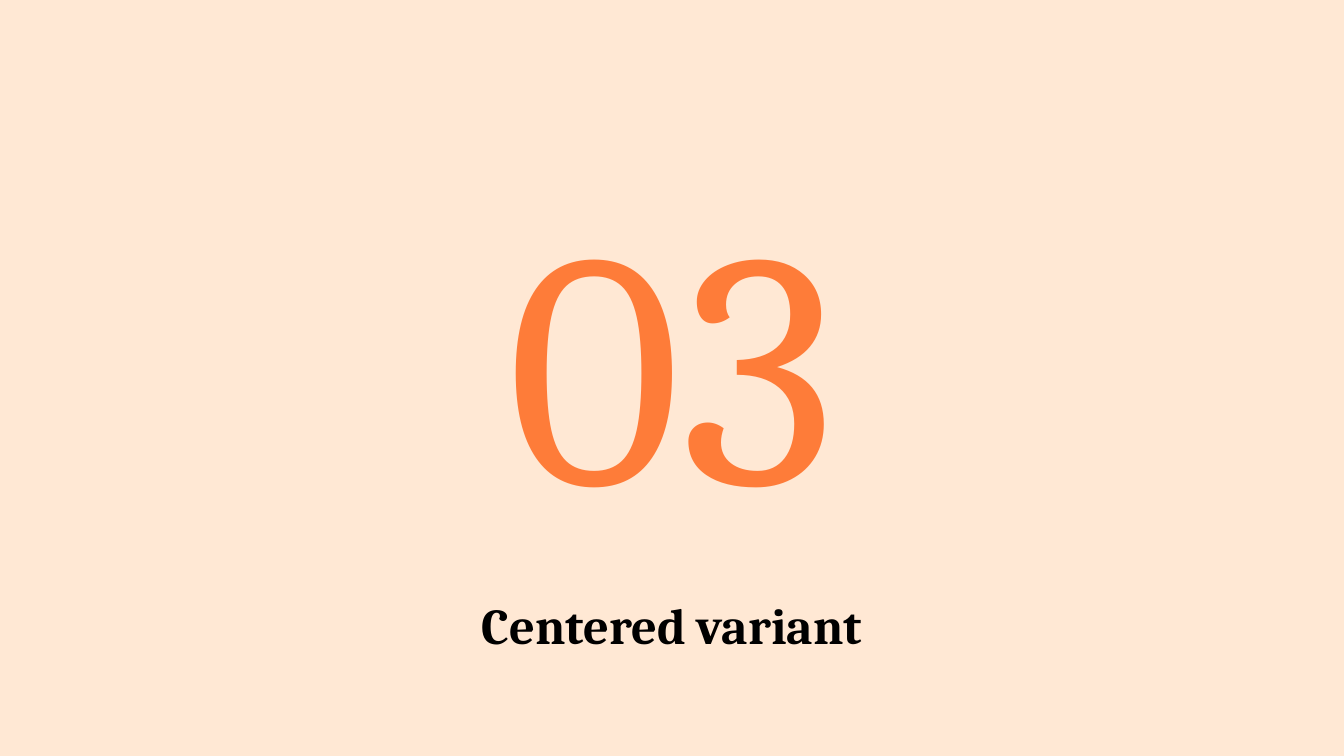
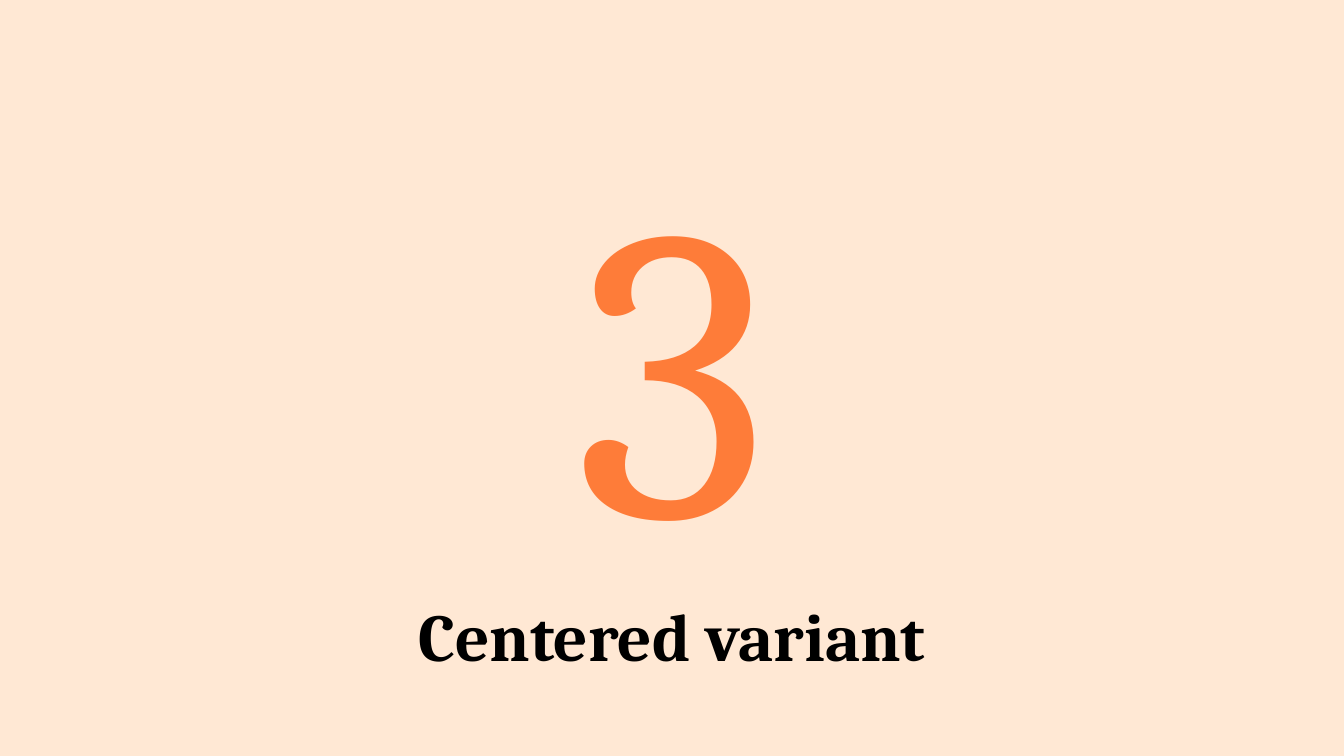
Before and after one commit to JakubNaskretski/pptx-skill-grid, a slide deck: slide 4 of examples/out_v2.pptx. Drawn at 1344x756 pixels with LibreOffice and Linux fonts; fonts in the diff are those of the drawing. Boxes give left, top, right and bottom in pixels: in the first picture for what was removed or moved away, otherwise in the second. Text is boxed around its words. In the diff, an @@ line names an element or a change of style, - is before the commit and + after.

```diff
--- a/examples/out_v2.pptx
+++ b/examples/out_v2.pptx
@@ text at [575,236,769,521]: text changed; size 240 to 300 pt @@
-03
+3
@@ text "Centered variant" at [418,614,925,662]: size 36 to 48 pt @@
```
Also in this commit, not shown: 12 other slides changed, 10 other files.
